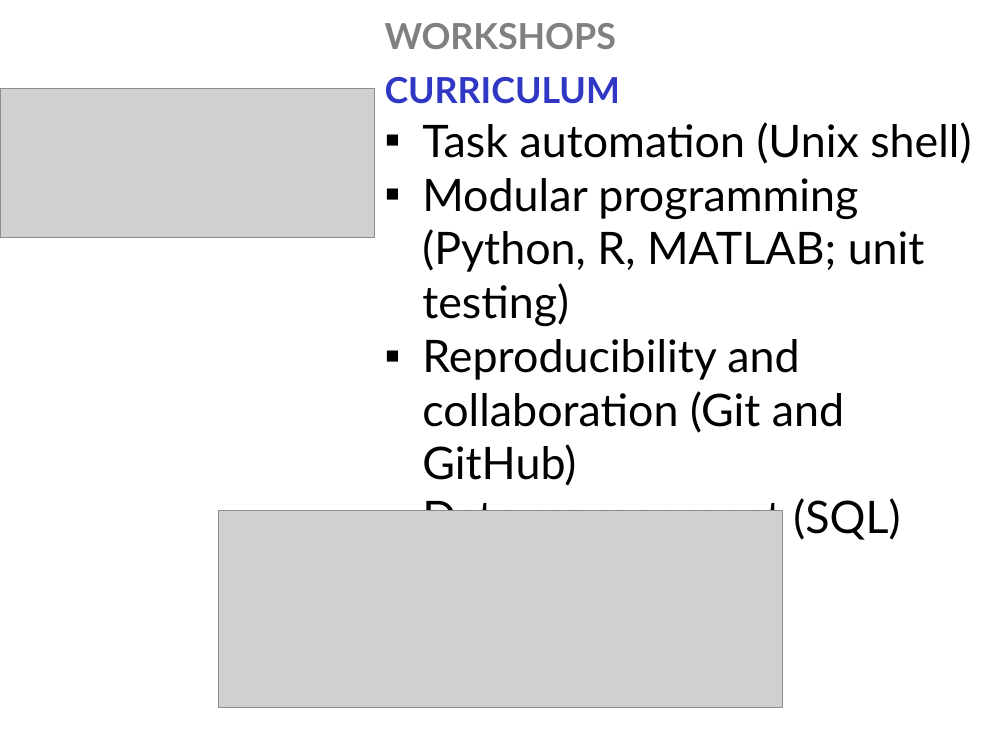
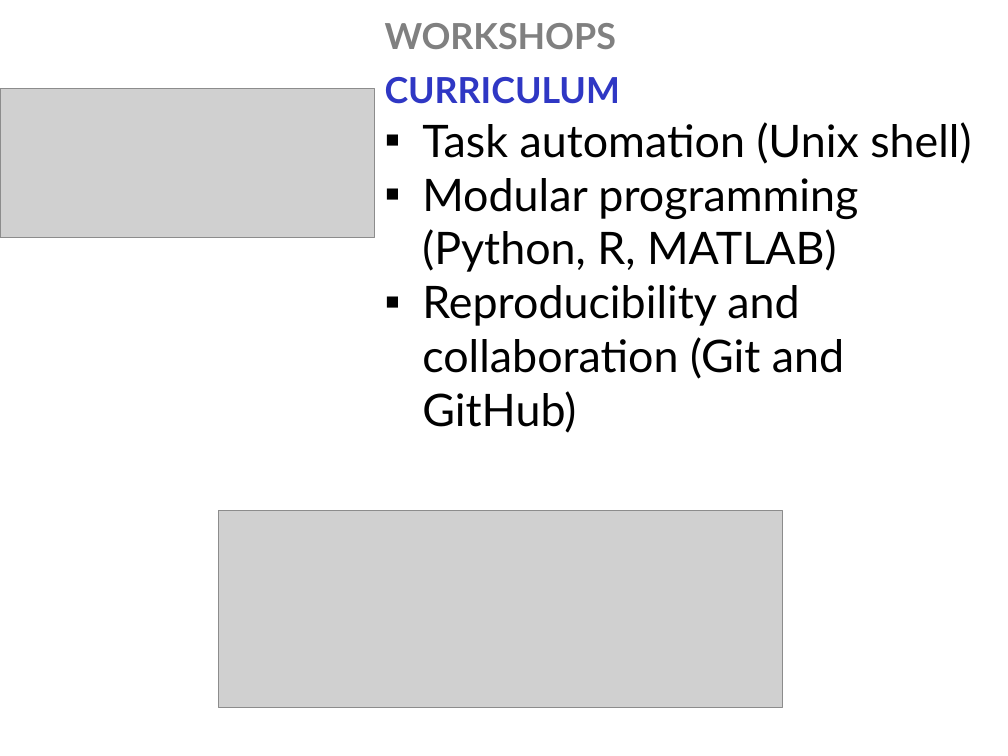
Before and after one commit to swcarpentry/communications, a slide deck: slide 5 of press/software-and-data-carpentry-in-8-slides.pptx. Drawn at 1008x756 pixels with LibreOffice and Linux fonts; fonts in the diff are those of the drawing; grey boxes stand for pictures. Boxes give left, top, right and bottom in pixels: in the first picture for what was removed or moved away, otherwise in the second. Text is boxed around its words. In the diff, an @@ line names an element or a change of style, - is before the commit and + after.

Commit message:
Revising per GVW's updated data.

```diff
--- a/press/software-and-data-carpentry-in-8-slides.pptx
+++ b/press/software-and-data-carpentry-in-8-slides.pptx
@@ text at box(422, 178, 858, 272): text changed @@
-▪ Modular programming (Python, R, MATLAB; unit testing)
+▪ Modular programming (Python, R, MATLAB)
@@ text at box(422, 494, 900, 540): paragraph removed @@
-▪ Data management (SQL)
```
Also in this commit, not shown: 1 other slide changed, 1 other file.
